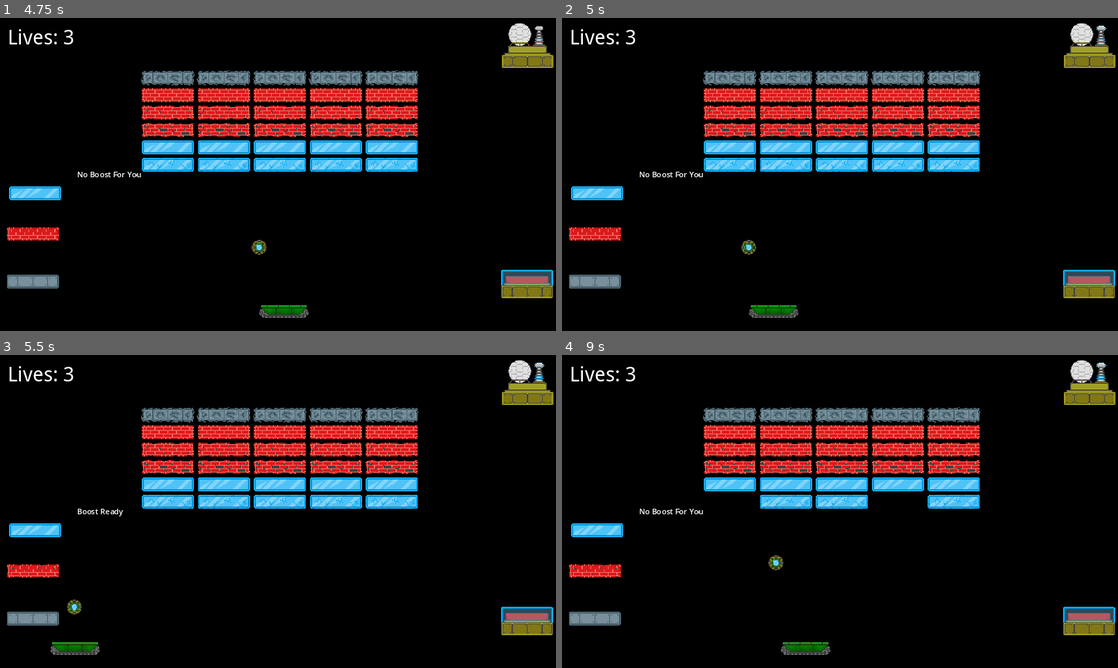
Above: before the commit, frames 1-4 (two rows, left to right).
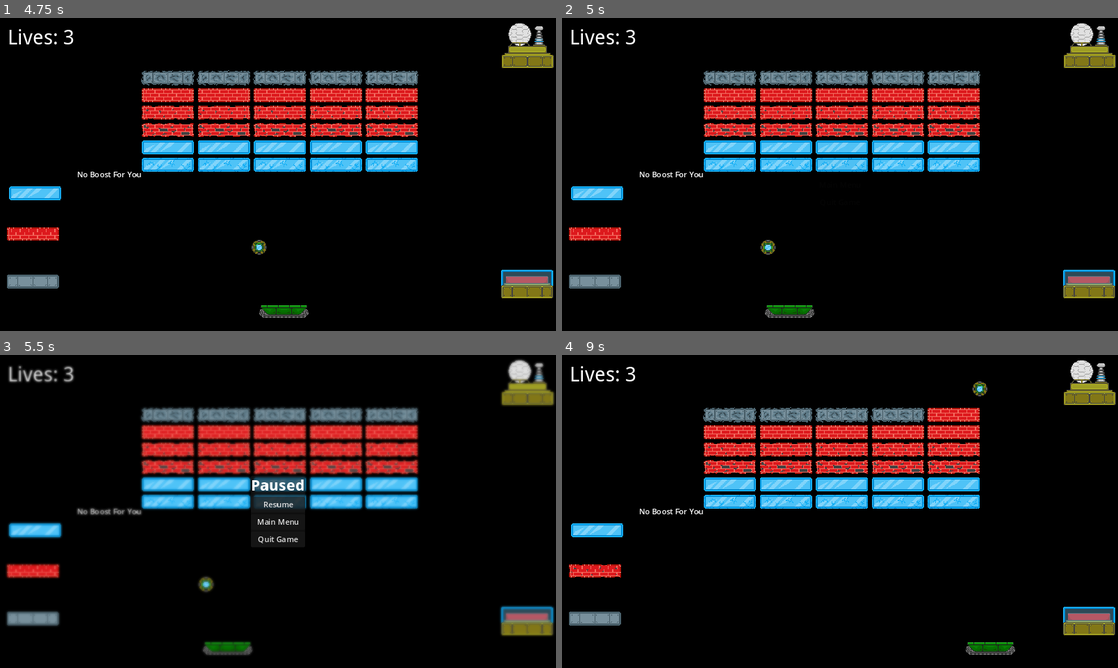
Above: after the commit, the same moments.

Repository: SpiceTower/PirateGameJam16
Game: Godot game, scene res://Scenes/main_menu.tscn
Two runs of this game, one before a commit and one after it. Both use one fixed random seed, a clock stepped at 60 frames per second and the inputs below.
Inputs (mouse positions are in pixels of both pictures, inside the frame that each line leads up to):
- Up to frame 1 (4.75 s): click "Start Game" at 0.5 s; tap Enter at 1.25 s; hold Right (Right) 1.28-2.03 s; hold Space (Start) 1.28-2.03 s; hold S (Down) 2.03-2.78 s; tap Space (Start) at 2.1, 3.6, 4.25 s; hold Right (Right) 2.78-3.53 s; hold Space (Start) 2.78-3.53 s; hold Up (Up) 3.53-4.28 s; hold Left (Left) from 4.28 s (still down); hold Space (Start) from 4.28 s (still down)
- Up to frame 2 (5 s): keep holding Left (Left); keep holding Space (Start); tap Escape (Pause, bound only after the commit) at 4.9 s
- Up to frame 3 (5.5 s): keep holding Left (Left); release Space (Start) at 5.03 s; tap Space (Start) at 5.1 s
- Up to frame 4 (9 s): release Left (Left) at 5.75 s; click (840, 505) at 5.75 s, where only the run after the commit has a clickable "Resume"; hold S (Down) 6.53-7.28 s; hold Space (Start) 6.53-7.28 s; hold Right (Right) 7.28-8.03 s; tap Space (Start) at 7.35, 8.85 s; hold Up (Up) 8.03-8.78 s; hold Space (Start) 8.03-8.78 s; hold Right (Right) from 8.78 s (still down)

Frame 1 is identical in both runs. In frame 2, 0.5% of the frame differs, in the area x 32-98%, y 2-96%; in frame 3, 12%, in the area x 1-100%, y 1-96%; in frame 4, 2.1%.

Commit message:
Added basic pause menu functionality to the main level scene.

Diff:
--- /dev/null
+++ b/Base Assets/Shaders/pause_menu.gdshader
@@ -0,0 +1,18 @@
+shader_type canvas_item;
+uniform sampler2D SCREEN_TEXTURE: hint_screen_texture, filter_linear_mipmap;
+
+uniform float lod: hint_range(0.0, 5) = 0.0;
+
+void vertex() {
+	// Called for every vertex the material is visible on.
+}
+
+void fragment() {
+	vec4 color = texture(SCREEN_TEXTURE, SCREEN_UV, lod);
+	COLOR = color;
+}
+
+//void light() {
+	// Called for every pixel for every light affecting the CanvasItem.
+	// Uncomment to replace the default light processing function with this one.
+//}
--- a/Scenes/main.tscn
+++ b/Scenes/main.tscn
@@ -12,6 +12,7 @@
 [ext_resource type="PackedScene" uid="uid://cvm3xjlg1v6la" path="res://Scenes/button_brick.tscn" id="9_wnrq1"]
 [ext_resource type="PackedScene" uid="uid://bk3jfvb1lrasx" path="res://Scenes/glass_brick.tscn" id="11_t758k"]
 [ext_resource type="PackedScene" uid="uid://bav7cqu6xjtn0" path="res://Scenes/Military_Brick.tscn" id="12_q3del"]
+[ext_resource type="PackedScene" uid="uid://cebjfyfut4tc" path="res://Scenes/pause_menu.tscn" id="13_2w47j"]
 
 [node name="Main" type="Node"]
 
@@ -72,3 +73,7 @@
 
 [node name="Military Brick" parent="." instance=ExtResource("12_q3del")]
 position = Vector2(517, -234)
+
+[node name="CanvasLayer" type="CanvasLayer" parent="."]
+
+[node name="PauseMenu" parent="CanvasLayer" instance=ExtResource("13_2w47j")]
--- /dev/null
+++ b/Scenes/pause_menu.tscn
@@ -0,0 +1,201 @@
+[gd_scene load_steps=9 format=3 uid="uid://cebjfyfut4tc"]
+
+[ext_resource type="Shader" path="res://Base Assets/Shaders/pause_menu.gdshader" id="1_hafag"]
+[ext_resource type="Script" path="res://Scripts/pause_menu.gd" id="1_k3bfx"]
+[ext_resource type="FontFile" uid="uid://q11rtuxej8xe" path="res://Base Assets/droid-sans/DroidSans-Bold.ttf" id="2_0ba3s"]
+
+[sub_resource type="ShaderMaterial" id="ShaderMaterial_sld7n"]
+shader = ExtResource("1_hafag")
+shader_parameter/lod = 0.0
+
+[sub_resource type="LabelSettings" id="LabelSettings_c8k34"]
+font = ExtResource("2_0ba3s")
+font_size = 32
+
+[sub_resource type="Animation" id="Animation_vpbpy"]
+resource_name = "blur"
+tracks/0/type = "bezier"
+tracks/0/imported = false
+tracks/0/enabled = true
+tracks/0/path = NodePath("ColorRect:material:shader_parameter/lod")
+tracks/0/interp = 1
+tracks/0/loop_wrap = true
+tracks/0/keys = {
+"handle_modes": PackedInt32Array(0, 0),
+"points": PackedFloat32Array(0, -0.25, 0, 0.25, 0, 0.8, -0.25, 0, 0.25, 0),
+"times": PackedFloat32Array(0, 0.3)
+}
+tracks/1/type = "bezier"
+tracks/1/imported = false
+tracks/1/enabled = true
+tracks/1/path = NodePath("PanelContainer:modulate:r")
+tracks/1/interp = 1
+tracks/1/loop_wrap = true
+tracks/1/keys = {
+"handle_modes": PackedInt32Array(0, 0),
+"points": PackedFloat32Array(1, -0.25, 0, 0.25, 0, 1, -0.25, 0, 0.25, 0),
+"times": PackedFloat32Array(0, 0.3)
+}
+tracks/2/type = "bezier"
+tracks/2/imported = false
+tracks/2/enabled = true
+tracks/2/path = NodePath("PanelContainer:modulate:g")
+tracks/2/interp = 1
+tracks/2/loop_wrap = true
+tracks/2/keys = {
+"handle_modes": PackedInt32Array(0, 0),
+"points": PackedFloat32Array(1, -0.25, 0, 0.25, 0, 1, -0.25, 0, 0.25, 0),
+"times": PackedFloat32Array(0, 0.3)
+}
+tracks/3/type = "bezier"
+tracks/3/imported = false
+tracks/3/enabled = true
+tracks/3/path = NodePath("PanelContainer:modulate:b")
+tracks/3/interp = 1
+tracks/3/loop_wrap = true
+tracks/3/keys = {
+"handle_modes": PackedInt32Array(0, 0),
+"points": PackedFloat32Array(1, -0.25, 0, 0.25, 0, 1, -0.25, 0, 0.25, 0),
+"times": PackedFloat32Array(0, 0.3)
+}
+tracks/4/type = "bezier"
+tracks/4/imported = false
+tracks/4/enabled = true
+tracks/4/path = NodePath("PanelContainer:modulate:a")
+tracks/4/interp = 1
+tracks/4/loop_wrap = true
+tracks/4/keys = {
+"handle_modes": PackedInt32Array(0, 0),
+"points": PackedFloat32Array(0, -0.25, 0, 0.25, 0, 1, -0.25, 0, 0.25, 0),
+"times": PackedFloat32Array(0, 0.3)
+}
+
+[sub_resource type="Animation" id="Animation_mrbc7"]
+length = 0.001
+tracks/0/type = "bezier"
+tracks/0/imported = false
+tracks/0/enabled = true
+tracks/0/path = NodePath("ColorRect:material:shader_parameter/lod")
+tracks/0/interp = 1
+tracks/0/loop_wrap = true
+tracks/0/keys = {
+"handle_modes": PackedInt32Array(0),
+"points": PackedFloat32Array(0, -0.25, 0, 0.25, 0),
+"times": PackedFloat32Array(0)
+}
+tracks/1/type = "bezier"
+tracks/1/imported = false
+tracks/1/enabled = true
+tracks/1/path = NodePath("PanelContainer:modulate:r")
+tracks/1/interp = 1
+tracks/1/loop_wrap = true
+tracks/1/keys = {
+"handle_modes": PackedInt32Array(0),
+"points": PackedFloat32Array(1, -0.25, 0, 0.25, 0),
+"times": PackedFloat32Array(0)
+}
+tracks/2/type = "bezier"
+tracks/2/imported = false
+tracks/2/enabled = true
+tracks/2/path = NodePath("PanelContainer:modulate:g")
+tracks/2/interp = 1
+tracks/2/loop_wrap = true
+tracks/2/keys = {
+"handle_modes": PackedInt32Array(0),
+"points": PackedFloat32Array(1, -0.25, 0, 0.25, 0),
+"times": PackedFloat32Array(0)
+}
+tracks/3/type = "bezier"
+tracks/3/imported = false
+tracks/3/enabled = true
+tracks/3/path = NodePath("PanelContainer:modulate:b")
+tracks/3/interp = 1
+tracks/3/loop_wrap = true
+tracks/3/keys = {
+"handle_modes": PackedInt32Array(0),
+"points": PackedFloat32Array(1, -0.25, 0, 0.25, 0),
+"times": PackedFloat32Array(0)
+}
+tracks/4/type = "bezier"
+tracks/4/imported = false
+tracks/4/enabled = true
+tracks/4/path = NodePath("PanelContainer:modulate:a")
+tracks/4/interp = 1
+tracks/4/loop_wrap = true
+tracks/4/keys = {
+"handle_modes": PackedInt32Array(0),
+"points": PackedFloat32Array(0, -0.25, 0, 0.25, 0),
+"times": PackedFloat32Array(0)
+}
+
+[sub_resource type="AnimationLibrary" id="AnimationLibrary_f4wcg"]
+_data = {
+"RESET": SubResource("Animation_mrbc7"),
+"blur": SubResource("Animation_vpbpy")
+}
+
+[node name="PauseMenu" type="Control"]
+process_mode = 3
+layout_mode = 3
+anchors_preset = 15
+anchor_right = 1.0
+anchor_bottom = 1.0
+grow_horizontal = 2
+grow_vertical = 2
+script = ExtResource("1_k3bfx")
+
+[node name="ColorRect" type="ColorRect" parent="."]
+material = SubResource("ShaderMaterial_sld7n")
+layout_mode = 1
+anchors_preset = 15
+anchor_right = 1.0
+anchor_bottom = 1.0
+grow_horizontal = 2
+grow_vertical = 2
+
+[node name="PanelContainer" type="PanelContainer" parent="."]
+modulate = Color(1, 1, 1, 0)
+layout_mode = 1
+anchors_preset = 8
+anchor_left = 0.5
+anchor_top = 0.5
+anchor_right = 0.5
+anchor_bottom = 0.5
+grow_horizontal = 2
+grow_vertical = 2
+
+[node name="VBoxContainer" type="VBoxContainer" parent="PanelContainer"]
+layout_mode = 2
+
+[node name="Label" type="Label" parent="PanelContainer/VBoxContainer"]
+layout_mode = 2
+text = "Paused"
+label_settings = SubResource("LabelSettings_c8k34")
+horizontal_alignment = 1
+
+[node name="ResumeButton" type="Button" parent="PanelContainer/VBoxContainer"]
+layout_mode = 2
+focus_neighbor_top = NodePath("../QuitButton")
+focus_neighbor_bottom = NodePath("../MainMenuButton")
+text = "Resume"
+
+[node name="MainMenuButton" type="Button" parent="PanelContainer/VBoxContainer"]
+layout_mode = 2
+focus_neighbor_top = NodePath("../ResumeButton")
+focus_neighbor_bottom = NodePath("../QuitButton")
+text = "Main Menu"
+
+[node name="QuitButton" type="Button" parent="PanelContainer/VBoxContainer"]
+layout_mode = 2
+focus_neighbor_top = NodePath("../MainMenuButton")
+focus_neighbor_bottom = NodePath("../ResumeButton")
+text = "Quit Game"
+
+[node name="AnimationPlayer" type="AnimationPlayer" parent="."]
+libraries = {
+"": SubResource("AnimationLibrary_f4wcg")
+}
+
+[connection signal="pressed" from="PanelContainer/VBoxContainer/ResumeButton" to="." method="_on_resume_button_pressed"]
+[connection signal="pressed" from="PanelContainer/VBoxContainer/MainMenuButton" to="." method="_on_main_menu_button_pressed"]
+[connection signal="pressed" from="PanelContainer/VBoxContainer/QuitButton" to="." method="_on_quit_button_pressed"]
--- a/Scripts/paddle.gd
+++ b/Scripts/paddle.gd
@@ -64,7 +64,7 @@
 		# this bit of code is what tells the ball to start moving when the game starts or resets.
 #	if direction != Vector2.ZERO && !is_ball_started:
 
-	if Input.is_action_pressed("Start") and ball.velocity == Vector2.ZERO:
+	if Input.is_action_just_pressed("Start") and ball.velocity == Vector2.ZERO:
 		ball.start_ball()
 		is_ball_started = true
 
--- /dev/null
+++ b/Scripts/pause_menu.gd
@@ -0,0 +1,39 @@
+extends Control
+
+# Called when the node enters the scene tree for the first time.
+func _ready():
+	$AnimationPlayer.play("RESET")
+	$PanelContainer/VBoxContainer/ResumeButton.grab_focus()
+	$".".hide()
+
+func resume():
+	get_tree().paused = false
+	$AnimationPlayer.play_backwards("blur")
+	$".".hide()
+
+func pause():
+	$".".show()
+	get_tree().paused = true
+	Input.set_mouse_mode(Input.MOUSE_MODE_VISIBLE)
+	$AnimationPlayer.play("blur")
+
+func _on_pause_pressed():
+	if Input.is_action_just_pressed("Pause") and !get_tree().paused:
+		pause()
+	elif Input.is_action_just_pressed("Pause") and get_tree().paused:
+		resume()
+
+func _on_resume_button_pressed():
+	resume()
+
+
+func _on_main_menu_button_pressed():
+	resume()
+	get_tree().change_scene_to_file("res://Scenes/main_menu.tscn")
+
+
+func _on_quit_button_pressed():
+	get_tree().quit()
+
+func _process(delta):
+	_on_pause_pressed()
--- a/project.godot
+++ b/project.godot
@@ -50,6 +50,12 @@
 , Object(InputEventKey,"resource_local_to_scene":false,"resource_name":"","device":-1,"window_id":0,"alt_pressed":false …(186 unchanged characters)…
 ]
 }
+Pause={
+"deadzone": 0.5,
+"events": [Object(InputEventKey,"resource_local_to_scene":false,"resource_name":"","device":-1,"window_id":0,"alt_pressed":false,"shift_pressed":false,"ctrl_pressed":false,"meta_pressed":false,"pressed":false,"keycode":0,"physical_keycode":4194305,"key_label":0,"unicode":0,"location":0,"echo":false,"script":null)
+, Object(InputEventKey,"resource_local_to_scene":false,"resource_name":"","device":-1,"window_id":0,"alt_pressed":false,"shift_pressed":false,"ctrl_pressed":false,"meta_pressed":false,"pressed":false,"keycode":0,"physical_keycode":80,"key_label":0,"unicode":112,"location":0,"echo":false,"script":null)
+]
+}
 
 [layer_names]
 
Not shown: 1 places in Scenes/main.tscn that only renumber resources
